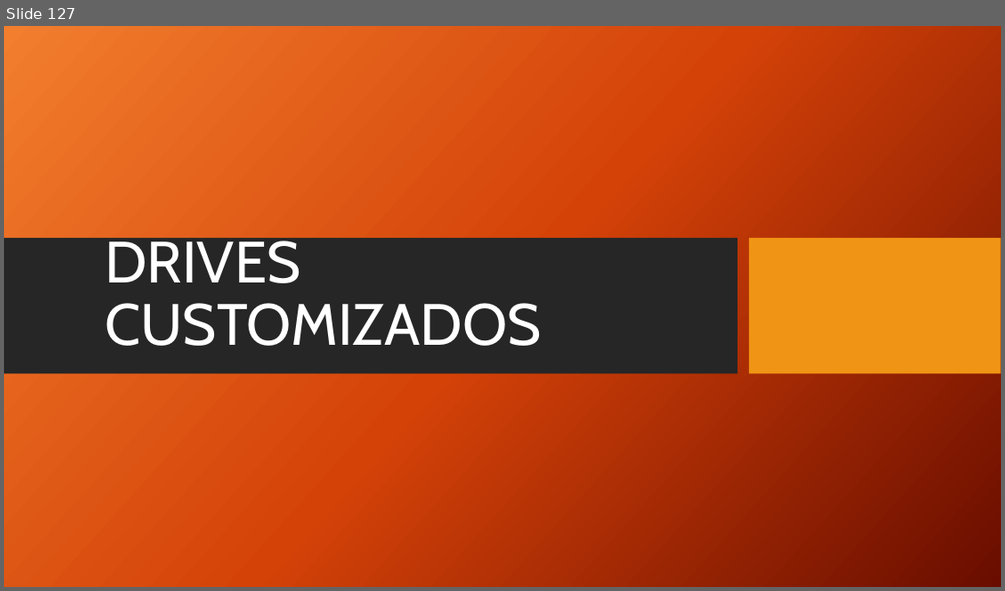
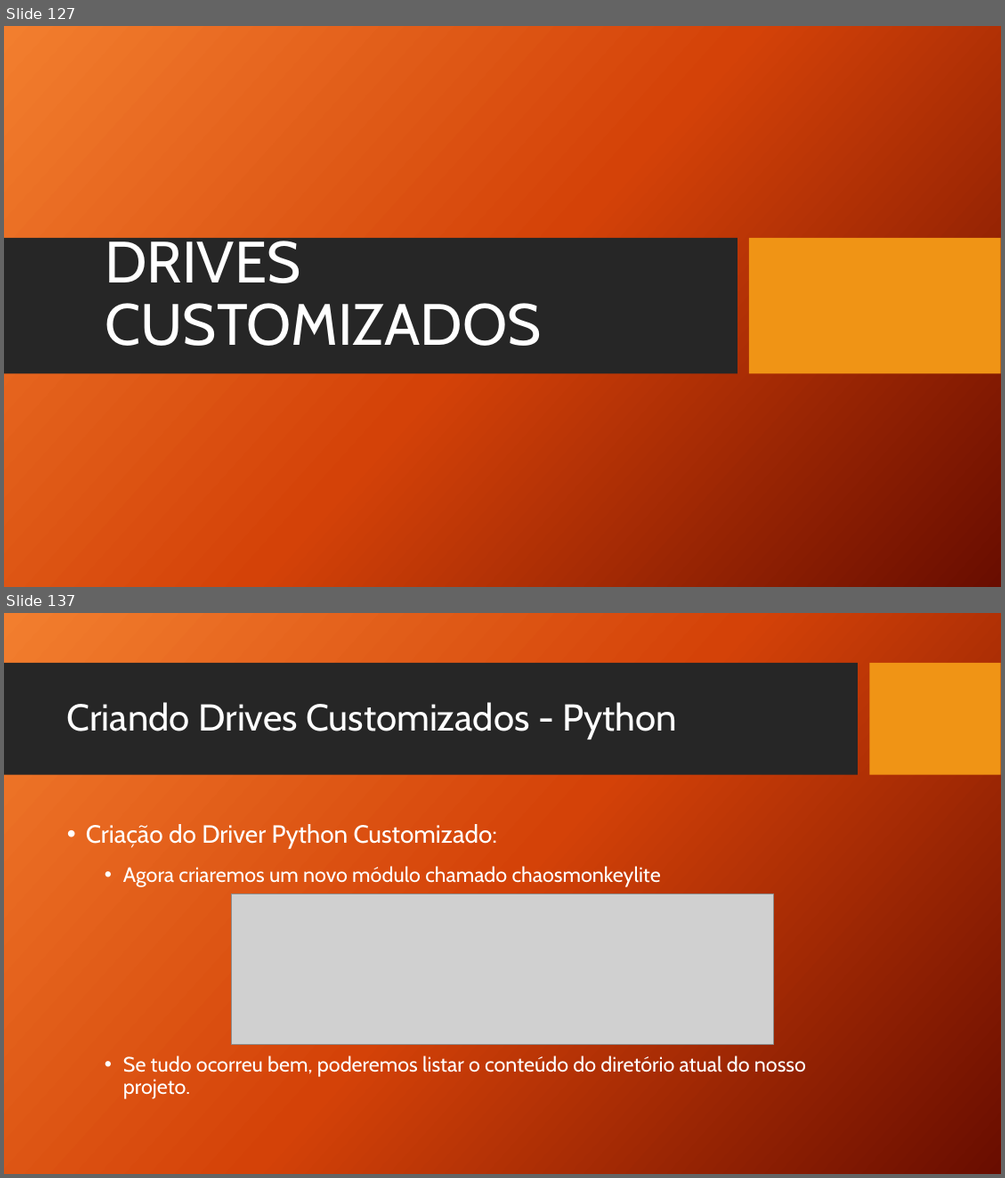
Before and after one commit to TCC-Chaos-Engineering/docs-chaos-engineering, a slide deck: docs/Chaos Engineering - Das Hipoteses aos Testes.pptx. Shown one above the other, each under a label of ours: slide 127 before the commit, slides 127 and 137 after it; the slides between them are not shown. The pictures are 1005x591 and 1005x1178 pixels, drawn with LibreOffice and Linux fonts; fonts in the diff are those of the drawing; grey boxes stand for pictures; background and template pictures are left out. Boxes give left, top, right and bottom in pixels: in the first picture for what was removed or moved away, otherwise in the second. Text is boxed around its words. In the diff, an @@ line names an element or a change of style, - is before the commit and + after.

Commit message:
Adiciona Criando Drives Customizados
Adiciona o subtópico: Criando Drives Customizados

```diff
--- a/docs/Chaos Engineering - Das Hipoteses aos Testes.pptx
+++ b/docs/Chaos Engineering - Das Hipoteses aos Testes.pptx
@@ slide 137 added at bbox=[4, 613, 1001, 1174], background picture (left out) @@
@@ rectangle added at bbox=[4, 663, 858, 775], fill #262626 @@
@@ rectangle added at bbox=[870, 663, 1001, 775], fill #F09415 @@
@@ title added at bbox=[67, 702, 677, 739], 36 pt, text #FFFFFF @@
+Criando Drives Customizados - Python
@@ text added at bbox=[86, 824, 806, 1099], 20 pt, text #FFFFFF @@
+• Criação do Driver Python Customizado:
+  • Agora criaremos um novo módulo chamado chaosmonkeylite
+  • Se tudo ocorreu bem, poderemos listar o conteúdo do diretório atual do nosso projeto.
@@ picture added at bbox=[232, 893, 774, 1044] @@
```
Also in this commit, not shown: 7 slides changed, 16 other slides added.
